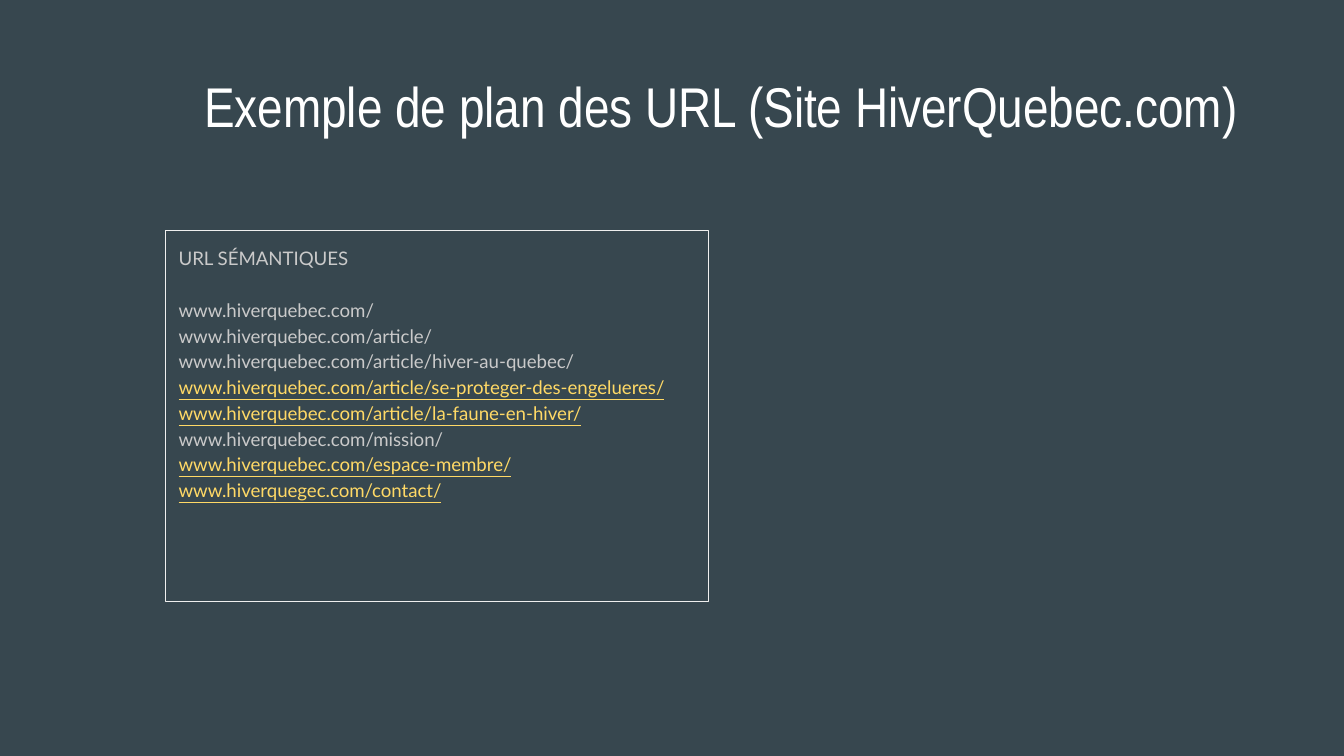
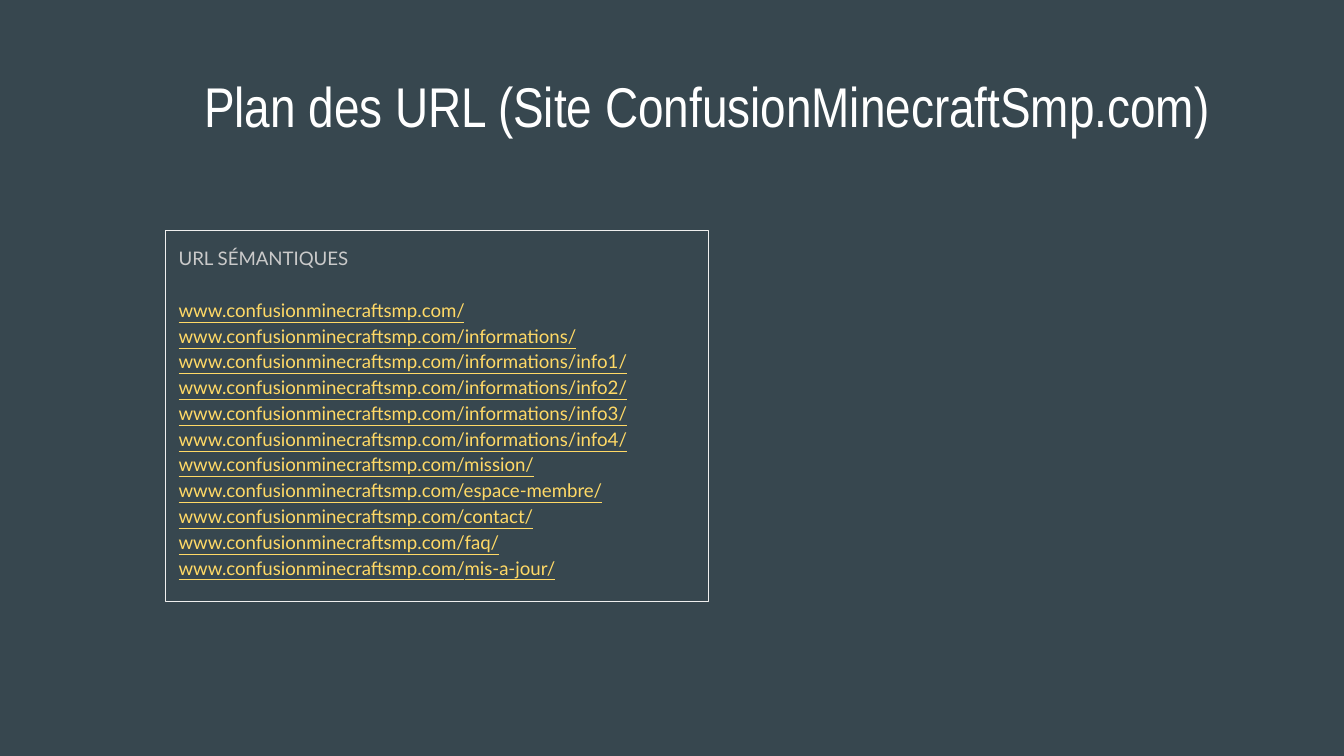
Before and after one commit to cegepmatane/technologies-web-2024-enderbird, a slide deck: slide 3 of MON SITE/documents/Diagramme et plan de navigation.pptx. Drawn at 1344x756 pixels with LibreOffice and Linux fonts; fonts in the diff are those of the drawing. Boxes give left, top, right and bottom in pixels: in the first picture for what was removed or moved away, otherwise in the second. Text is boxed around its words. In the diff, an @@ line names an element or a change of style, - is before the commit and + after.

```diff
--- a/MON SITE/documents/Diagramme et plan de navigation.pptx
+++ b/MON SITE/documents/Diagramme et plan de navigation.pptx
@@ title at (x1=204, y1=86, x2=1209, y2=137): text changed @@
-Exemple de plan des URL (Site HiverQuebec.com)
+Plan des URL (Site ConfusionMinecraftSmp.com)
@@ text at (x1=179, y1=303, x2=627, y2=579): text changed @@
-www.hiverquebec.com/
-www.hiverquebec.com/article/
-www.hiverquebec.com/article/hiver-au-quebec/
-www.hiverquebec.com/article/se-proteger-des-engelueres/
-www.hiverquebec.com/article/la-faune-en-hiver/
-www.hiverquebec.com/mission/
-www.hiverquebec.com/espace-membre/
-www.hiverquegec.com/contact/
+www.confusionminecraftsmp.com/
+www.confusionminecraftsmp.com/informations/
+www.confusionminecraftsmp.com/informations/info1/
+www.confusionminecraftsmp.com/informations/info2/
+www.confusionminecraftsmp.com/informations/info3/
+www.confusionminecraftsmp.com/informations/info4/
+www.confusionminecraftsmp.com/mission/
+www.confusionminecraftsmp.com/espace-membre/
+www.confusionminecraftsmp.com/contact/
+www.confusionminecraftsmp.com/faq/
+www.confusionminecraftsmp.com/mis-a-jour/
```
Also in this commit, not shown: 1 other slide changed, 1 slide added, 7 other files.
